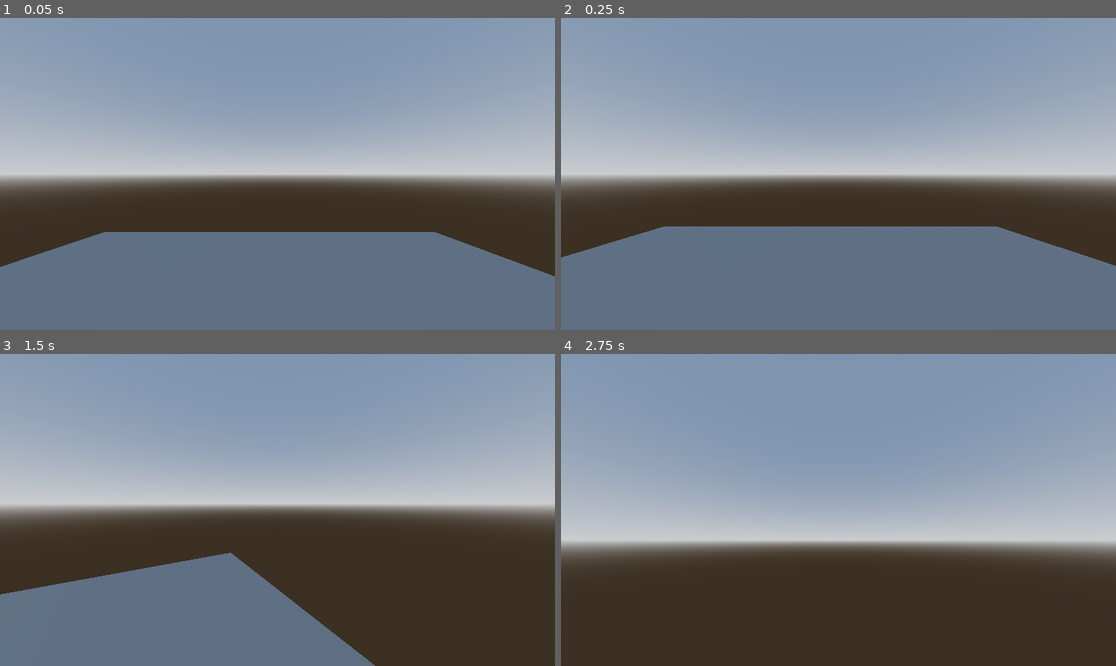
Above: before the commit, frames 1-4 (two rows, left to right).
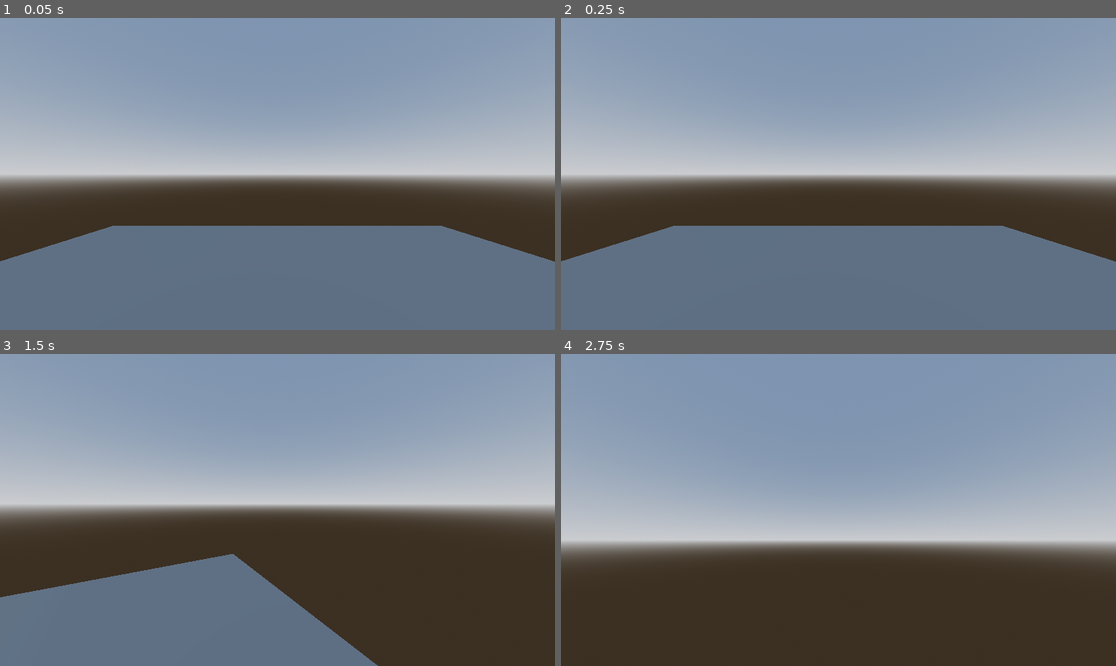
Above: after the commit, the same moments.

Repository: OpenMinerva/client
Game: Godot game, scene res://environments/PlayerHome.tscn
Same seed, same stepped clock (60 frames per second), same inputs: the game is played once before the commit and once after it.
Inputs (mouse positions are in pixels of both pictures, inside the frame that each line leads up to):
- Up to frame 1 (0.05 s): no input
- Up to frame 2 (0.25 s): no input
- Up to frame 3 (1.5 s): tap Enter at 0.5 s; move the mouse to (305, 510) at 0.52 s; hold W (forward) from 0.53 s (still down); tap Space (jump) at 0.77 s; move the mouse to (249, 510) at 1.27 s
- Up to frame 4 (2.75 s): keep holding W (forward); tap Space (jump) at 1.52 s; move the mouse to (849, 503) at 2.02 s

The runs differ from the first frame. In frame 1, 2.3% of the frame differs, in the area x 0-100%, y 66-83%; in frame 2, 0.6%; in frame 3, 0.4%; in frame 4, nothing differs.

Commit message:
Add multiplayer networking and UI changes. Bare basic implimentation of multiplayer.

Diff:
--- a/src/environments/PlayerHome.tscn
+++ b/src/environments/PlayerHome.tscn
@@ -1,6 +1,6 @@
 [gd_scene load_steps=5 format=3 uid="uid://c8tt7qgbrkyqy"]
 
-[ext_resource type="PackedScene" uid="uid://k2v75doml11j" path="res://players/PlayerController.tscn" id="1_mlc1h"]
+[ext_resource type="Script" uid="uid://bq6hy37484aq5" path="res://environments/world.gd" id="1_mlc1h"]
 
 [sub_resource type="ProceduralSkyMaterial" id="ProceduralSkyMaterial_6v4rx"]
 sky_horizon_color = Color(0.66224277, 0.6717428, 0.6867428, 1)
@@ -16,6 +16,7 @@
 glow_enabled = true
 
 [node name="PlayerHome" type="Node3D"]
+script = ExtResource("1_mlc1h")
 
 [node name="WorldEnvironment" type="WorldEnvironment" parent="."]
 environment = SubResource("Environment_b1m2s")
@@ -25,9 +26,6 @@
 use_collision = true
 size = Vector3(10, 9.433105, 10)
 
-[node name="DesktopPlayer" parent="." instance=ExtResource("1_mlc1h")]
-transform = Transform3D(1, 0, 0, 0, 1, 0, 0, 0, 1, 0.24027586, 0.2974944, -0.039989352)
-
 [node name="MultiplayerSpawner" type="MultiplayerSpawner" parent="."]
 _spawnable_scenes = PackedStringArray("uid://k2v75doml11j")
 spawn_path = NodePath("..")
--- /dev/null
+++ b/src/environments/world.gd
@@ -0,0 +1,5 @@
+extends Node3D
+
+func _ready():
+	Networking.create_server(5996, 2)
+	pass
--- a/src/players/PlayerController.gd
+++ b/src/players/PlayerController.gd
@@ -5,12 +5,29 @@
 const SENSITIVITY = 0.01
 var GRAVITY = ProjectSettings.get_setting("physics/3d/default_gravity")
 
+
 @onready var head = $Head
 @onready var camera = $Head/Camera3D
 @onready var vrheadset = $Head/Camera3D/VRHeadset
-@onready var dash = $Dashboard
+@onready var dash
+
+func _enter_tree():
+	set_multiplayer_authority(name.to_int())
 
 func _ready():
+	if not is_multiplayer_authority():
+			camera.current = false
+			return
+
+	var local_dash = preload("res://ui/Dashboard.tscn").instantiate()
+	local_dash.set_multiplayer_authority(-1)
+	add_child(local_dash)
+	local_dash.visible = false
+	dash = local_dash
+
+	camera.set_multiplayer_authority(-1)
+	camera.current = true
+
 	Input.set_mouse_mode(Input.MOUSE_MODE_CAPTURED)
 	get_viewport().files_dropped.connect(_on_files_dropped)
 	for mi in vrheadset.find_children("*", "MeshInstance3D", true, false):
@@ -18,6 +35,8 @@
 	camera.cull_mask &= ~10
 
 func _on_files_dropped(files: PackedStringArray) -> void:
+	if not is_multiplayer_authority():
+			return
 	for path in files:
 		if path.ends_with(".glb") or path.ends_with(".gltf"):
 			var gltf := GLTFDocument.new()
@@ -28,12 +47,16 @@
 				get_tree().root.add_child(root)
 
 func _unhandled_input(event):
+	if not is_multiplayer_authority():
+		return
 	if event is InputEventMouseMotion:
 		rotate_y(-event.relative.x * SENSITIVITY)
 		camera.rotate_x(-event.relative.y * SENSITIVITY)
 		camera.rotation.x = clamp(camera.rotation.x, deg_to_rad(-89), deg_to_rad(89))
 
 func _physics_process(delta):
+	if not is_multiplayer_authority():
+			return
 	if not is_on_floor():
 		velocity.y -= GRAVITY * delta
 
@@ -52,6 +75,8 @@
 	move_and_slide()
 
 func _input(event):
+	if not is_multiplayer_authority():
+			return
 	if event is not InputEventKey:
 		return
 	if Input.is_action_just_pressed("escape"):
--- a/src/players/PlayerController.tscn
+++ b/src/players/PlayerController.tscn
@@ -2,19 +2,25 @@
 
 [ext_resource type="Script" uid="uid://cainn4m60t0yt" path="res://players/PlayerController.gd" id="1_lfocq"]
 [ext_resource type="PackedScene" uid="uid://bic8o7t1yv67g" path="res://models/VRHeadset.glb" id="2_s6xxb"]
-[ext_resource type="PackedScene" uid="uid://77r0lic3hcqm" path="res://ui/Dashboard.tscn" id="3_y2tl6"]
 
 [sub_resource type="CapsuleMesh" id="CapsuleMesh_lfocq"]
 
 [sub_resource type="ConvexPolygonShape3D" id="ConvexPolygonShape3D_s6xxb"]
 points = PackedVector3Array(-0.12520654, -0.532801, -0.4805069, 0.022783129, 0.4760704, 0.49888408, 0.16971254, 0.55914 …(1084 unchanged characters)…
 
+[sub_resource type="SceneReplicationConfig" id="SceneReplicationConfig_y2tl6"]
+properties/0/path = NodePath(".:position")
+properties/0/spawn = true
+properties/0/replication_mode = 1
+properties/1/path = NodePath(".:rotation")
+properties/1/spawn = true
+properties/1/replication_mode = 1
+
 [node name="DesktopPlayer" type="CharacterBody3D"]
 script = ExtResource("1_lfocq")
 
 [node name="MeshInstance3D" type="MeshInstance3D" parent="."]
 transform = Transform3D(1, 0, 0, 0, 1, 0, 0, 0, 1, 0, 1, 0)
-visible = false
 mesh = SubResource("CapsuleMesh_lfocq")
 
 [node name="CollisionShape3D" type="CollisionShape3D" parent="."]
@@ -31,5 +37,5 @@
 [node name="VRHeadset" parent="Head/Camera3D" instance=ExtResource("2_s6xxb")]
 transform = Transform3D(-4.371139e-09, 0, -0.1, 0, 0.1, 0, 0.1, 0, -4.371139e-09, 0, 0, 0)
 
-[node name="Dashboard" parent="." instance=ExtResource("3_y2tl6")]
-visible = false
+[node name="MultiplayerSynchronizer" type="MultiplayerSynchronizer" parent="."]
+replication_config = SubResource("SceneReplicationConfig_y2tl6")
--- a/src/project.godot
+++ b/src/project.godot
@@ -17,6 +17,10 @@
 boot_splash/image="/home/adragon/Pictures/PrismLens_1_background.png"
 config/icon="uid://cdukvnkmlkl0e"
 boot_splash/minimum_display_time=1000
+
+[autoload]
+
+Networking="*res://ui/networking.gd"
 
 [display]
 
--- a/src/ui/Dashboard.tscn
+++ b/src/ui/Dashboard.tscn
@@ -167,6 +167,15 @@
 layout_mode = 2
 text = "Start Server"
 
+[node name="VBoxContainer2" type="VBoxContainer" parent="MarginContainer/PanelContainer/VBoxContainer/Center/Center/Home/MarginContainer/HBoxContainer"]
+layout_mode = 2
+
+[node name="Label" type="Label" parent="MarginContainer/PanelContainer/VBoxContainer/Center/Center/Home/MarginContainer/HBoxContainer/VBoxContainer2"]
+layout_mode = 2
+text = "IP:
+Port:
+Type: "
+
 [node name="Sessions" type="Control" parent="MarginContainer/PanelContainer/VBoxContainer/Center/Center"]
 visible = false
 layout_mode = 2
@@ -295,3 +304,6 @@
 text = "Exit"
 
 [connection signal="pressed" from="MarginContainer/PanelContainer/VBoxContainer/Center/Center/Home/MarginContainer/HBoxContainer/VBoxContainer/StartServer" to="." method="_on_start_server_pressed"]
+[connection signal="pressed" from="MarginContainer/PanelContainer/VBoxContainer/Center/Center/Sessions/MarginContainer/HBoxContainer/Listing/SERVER1/MarginContainer/HBoxContainer/PanelContainer/VBoxContainer/Button" to="." method="_on_button_pressed"]
+[connection signal="pressed" from="MarginContainer/PanelContainer/VBoxContainer/Bottom/Bottom/Home" to="." method="_on_home_pressed"]
+[connection signal="pressed" from="MarginContainer/PanelContainer/VBoxContainer/Bottom/Bottom/Sessions" to="." method="_on_sessions_pressed"]
--- a/src/ui/dashboard.gd
+++ b/src/ui/dashboard.gd
@@ -1,5 +1,37 @@
 extends Control
 
+func _process(_delta) -> void:
+	# Networking.NetworkStatus.server
+	# Networking.NetworkStatus.client
+	# Networking.NetworkStatus.host
+	# Networking.NetworkStatus.port
+	# Networking.NetworkStatus.max_clients
+	var detailsLabel = $MarginContainer/PanelContainer/VBoxContainer/Center/Center/Home/MarginContainer/HBoxContainer/VBoxContainer2/Label
+	detailsLabel.text = "Server: " + str(Networking.NetworkStatus.server) + "\nClient: " + str(Networking.NetworkStatus.client) + "\nHost: " + Networking.NetworkStatus.host + "\nPort: " + str(Networking.NetworkStatus.port)
 
 func _on_start_server_pressed():
+	# Networking.increase_server_max_clients(16)
 	pass # Replace with function body.
+
+
+func _on_button_pressed():
+	Networking.join_server("127.0.0.1", 5996)
+	pass # Replace with function body.
+
+
+func _on_home_pressed():
+	_close_all_dashboard_tabs()
+	var home_page = $"MarginContainer/PanelContainer/VBoxContainer/Center/Center/Home"
+	home_page.visible = true
+
+func _on_sessions_pressed():
+	_close_all_dashboard_tabs()
+	var session_page = $"MarginContainer/PanelContainer/VBoxContainer/Center/Center/Sessions"
+	session_page.visible = true
+
+func _close_all_dashboard_tabs():
+	var home_page = $"MarginContainer/PanelContainer/VBoxContainer/Center/Center/Home"
+	var session_page = $"MarginContainer/PanelContainer/VBoxContainer/Center/Center/Sessions"
+
+	home_page.visible = false
+	session_page.visible = false
--- a/src/ui/networking.gd
+++ b/src/ui/networking.gd
@@ -1,30 +1,93 @@
 extends Node
 
-var peer = ENetMultiplayerPeer.new()
-@export var player_scene = preload("res://players/PlayerController.tscn")
+# TODO: Create helper function for status object
+@onready var NetworkStatus = {
+	"server": false,
+	"client": false,
+	"host":  "",
+	"port": 0,
+	"max_clients": 16
+}
 
-func create_server():
-	peer.create_server(5996)
+var peer := ENetMultiplayerPeer.new()
+
+@export var player_scene : PackedScene = preload("res://players/PlayerController.tscn")
+
+func _ready() -> void:
+	multiplayer.peer_disconnected.connect(_on_peer_disconnected)
+
+func create_server(port: int = 5996, max_clients: int = 16) -> void:
+	var err = peer.create_server(port, max_clients)
+	# TODO: Handle port conflicts
+	if err != OK:
+		push_error("Failed to start server on port %d: %s" % [port, str(err)])
+		port = port + 1
+		peer.create_server(port, max_clients)
+
 	multiplayer.multiplayer_peer = peer
-	multiplayer.peer_connected.connect(add_player)
-	add_player()
+	multiplayer.peer_connected.connect(_on_peer_connected)
 
-func join_server():
-	peer.create_client("127.0.0.1", 5996)
+	_add_player(1)
+
+	NetworkStatus.host = "127.0.0.1"
+	NetworkStatus.port = port
+	NetworkStatus.client = false
+	NetworkStatus.server = true
+	NetworkStatus.max_clients = max_clients
+
+func join_server(host: String, port: int = 5996) -> void:
+	_remove_all_players()
+
+	peer = ENetMultiplayerPeer.new()
+	var err = peer.create_client(host, port)
+	if err != OK:
+		push_error("Failed to connect to %s:%d: %s" % [host, port, str(err)])
+		return
+
 	multiplayer.multiplayer_peer = peer
+	multiplayer.peer_connected.connect(_on_peer_connected)
+	multiplayer.connected_to_server.connect(_on_connected_to_server)
 
-func add_player(id=1):
-	var player = player_scene.instantiate()
+	NetworkStatus.host = host
+	NetworkStatus.port = port
+	NetworkStatus.client = true
+	NetworkStatus.server = false
+	# TODO: Max clients
+
+func _on_connected_to_server() -> void:
+	var local_id = peer.get_unique_id()
+	_add_player(local_id)
+
+func _add_player(id: int) -> void:
+	var player : Node3D = player_scene.instantiate()
 	player.name = str(id)
-	call_deferred("add_child", player)
+	player.set_multiplayer_authority(id)
+	add_child(player)
 
-func exit_game(id):
-	multiplayer.peer_disconnected.connect(del_player)
-	del_player(id)
+func _on_peer_connected(id: int) -> void:
+	_add_player(id)
 
-func del_player(id):
-	rpc("_del_player", id)
+func _on_peer_disconnected(id: int) -> void:
+	rpc_id(id, "_del_player", id)
+	_remove_player(id)
+
+func exit_game(id: int) -> void:
+	rpc_id(id, "_del_player", id)
+	_remove_player(id)
+
+func _remove_player(id: int) -> void:
+	var node = get_node_or_null(str(id))
+	if node:
+		node.queue_free()
 
 @rpc("any_peer", "call_local")
-func _del_player(id):
-	get_node(str(id)).queue_free()
+func _del_player(id: int) -> void:
+	_remove_player(id)
+
+func increase_server_max_clients(new_max: int) -> void:
+	pass
+
+func _remove_all_players() -> void:
+	for child in get_children():
+		if child is Node3D and child.name.is_valid_int():
+			child.queue_free()
Not shown, added: src/environments/world.gd.uid
